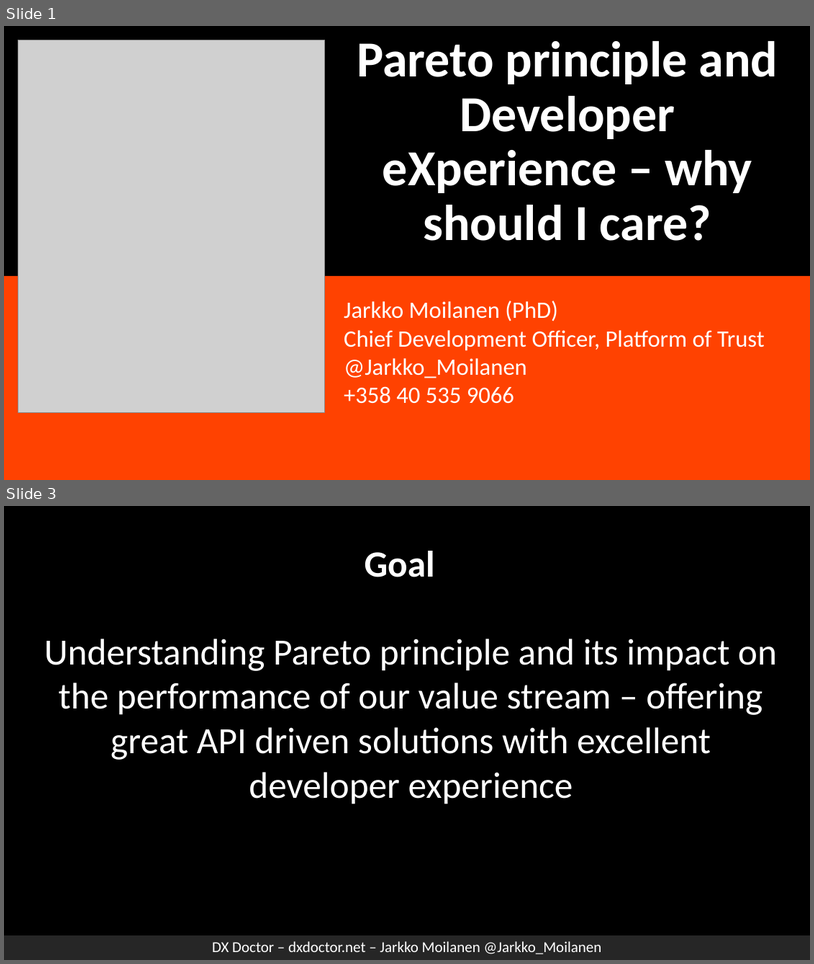
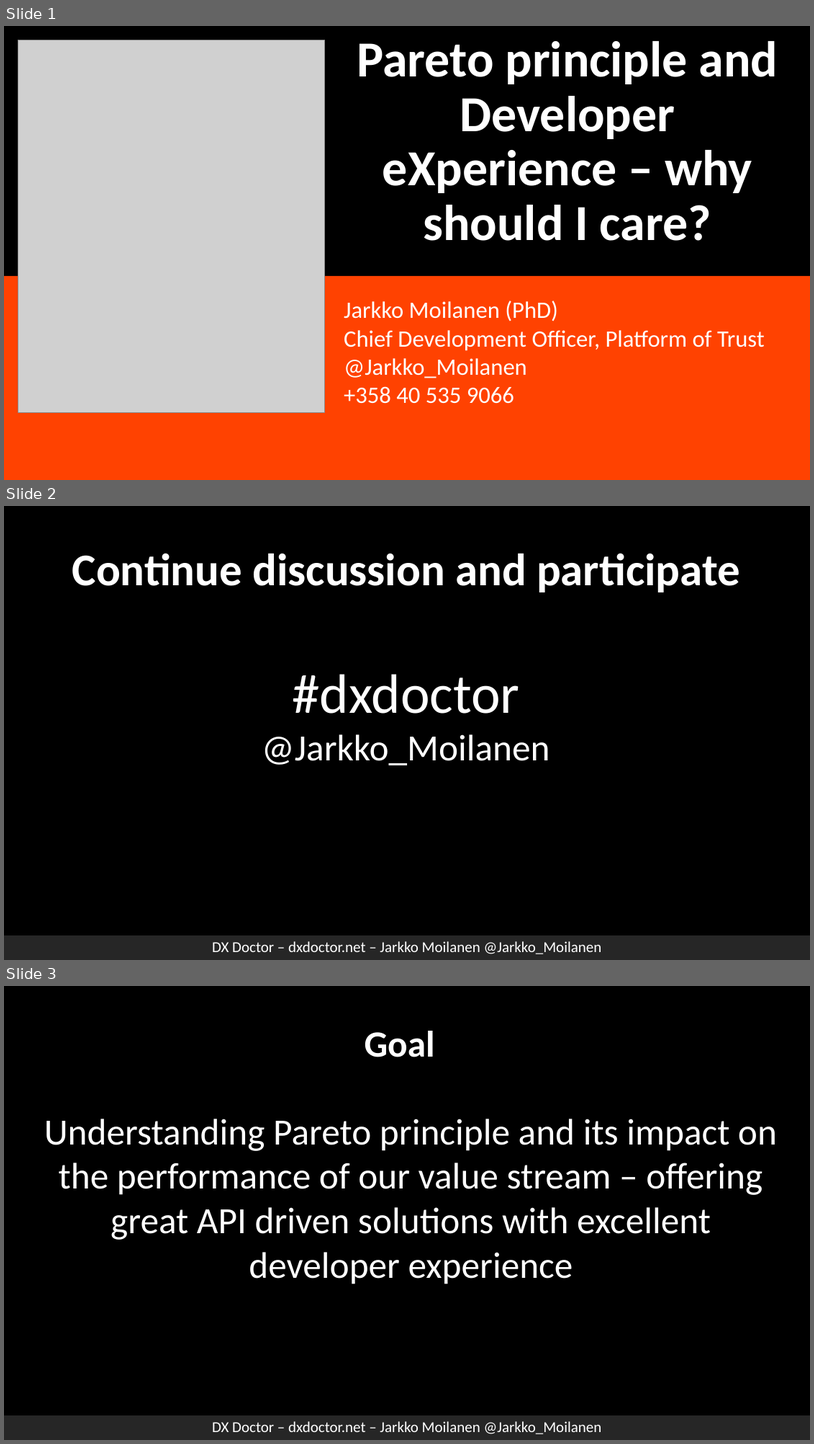
Before and after one commit to kyyberi/dxdoctor, a slide deck: presentations/pareto-rule-presentation.pptx. Shown one above the other, each under a label of ours: slides 1 and 3 before the commit, slides 1, 2 and 3 after it; the slides between them are not shown. The pictures are 814x964 and 814x1444 pixels, drawn with LibreOffice and Linux fonts; fonts in the diff are those of the drawing; grey boxes stand for pictures. Boxes give left, top, right and bottom in pixels: in the first picture for what was removed or moved away, otherwise in the second. Text is boxed around its words. In the diff, an @@ line names an element or a change of style, - is before the commit and + after.

```diff
--- a/presentations/pareto-rule-presentation.pptx
+++ b/presentations/pareto-rule-presentation.pptx
@@ slide 2 added at <box>4,506,810,960</box>, background #000000 @@
@@ text added at <box>72,553,741,592</box>, 54 pt, text #FFFFFF, bold @@
+Continue discussion and participate
@@ text added at <box>262,674,550,765</box>, 44 pt, text #FFFFFF @@
+#dxdoctor
+@Jarkko_Moilanen
@@ rectangle added at <box>4,935,810,960</box>, fill #262626, 18 pt, text #FFFFFF @@
+DX Doctor – dxdoctor.net – Jarkko Moilanen @Jarkko_Moilanen
```
Also in this commit, not shown: 2 other files.
